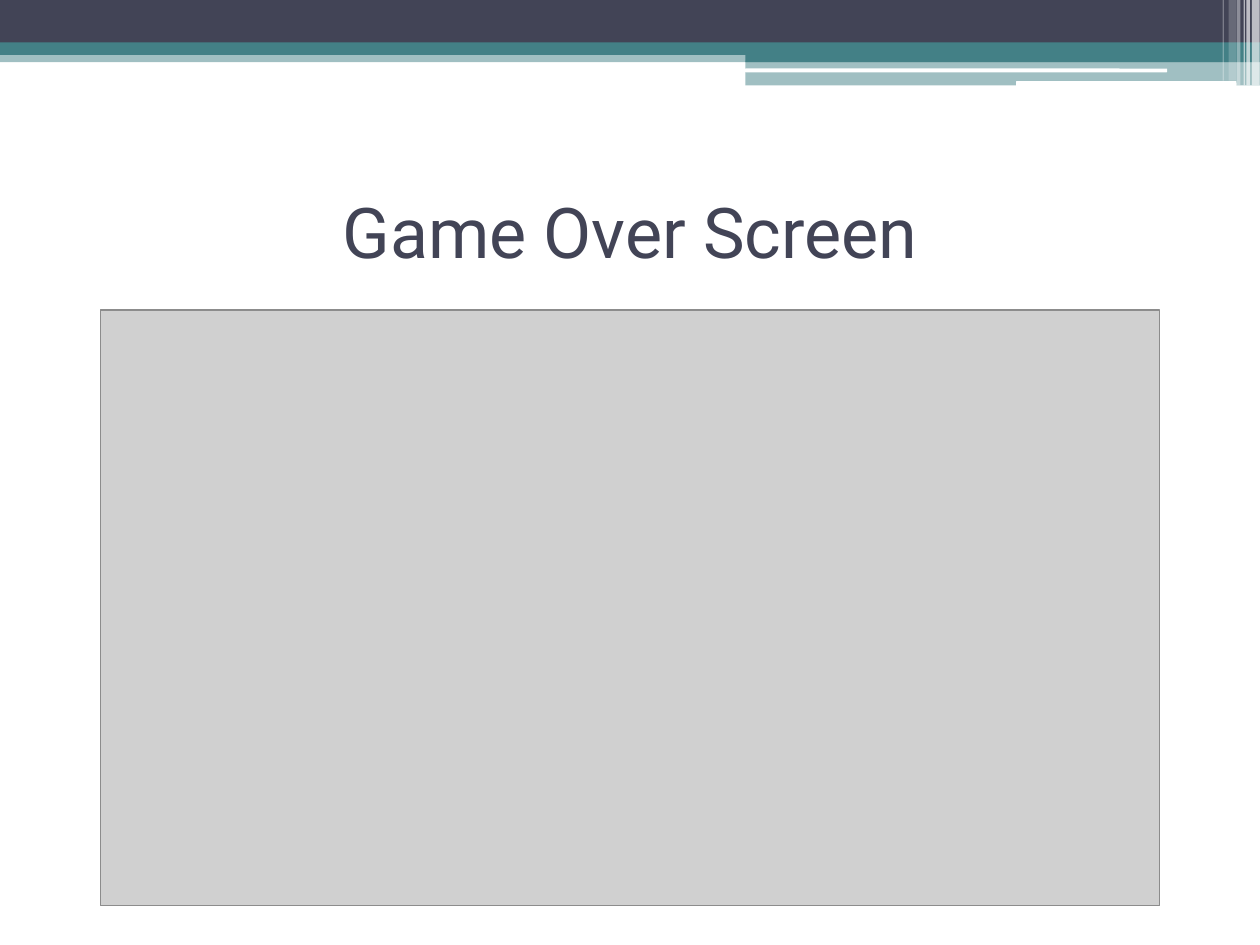
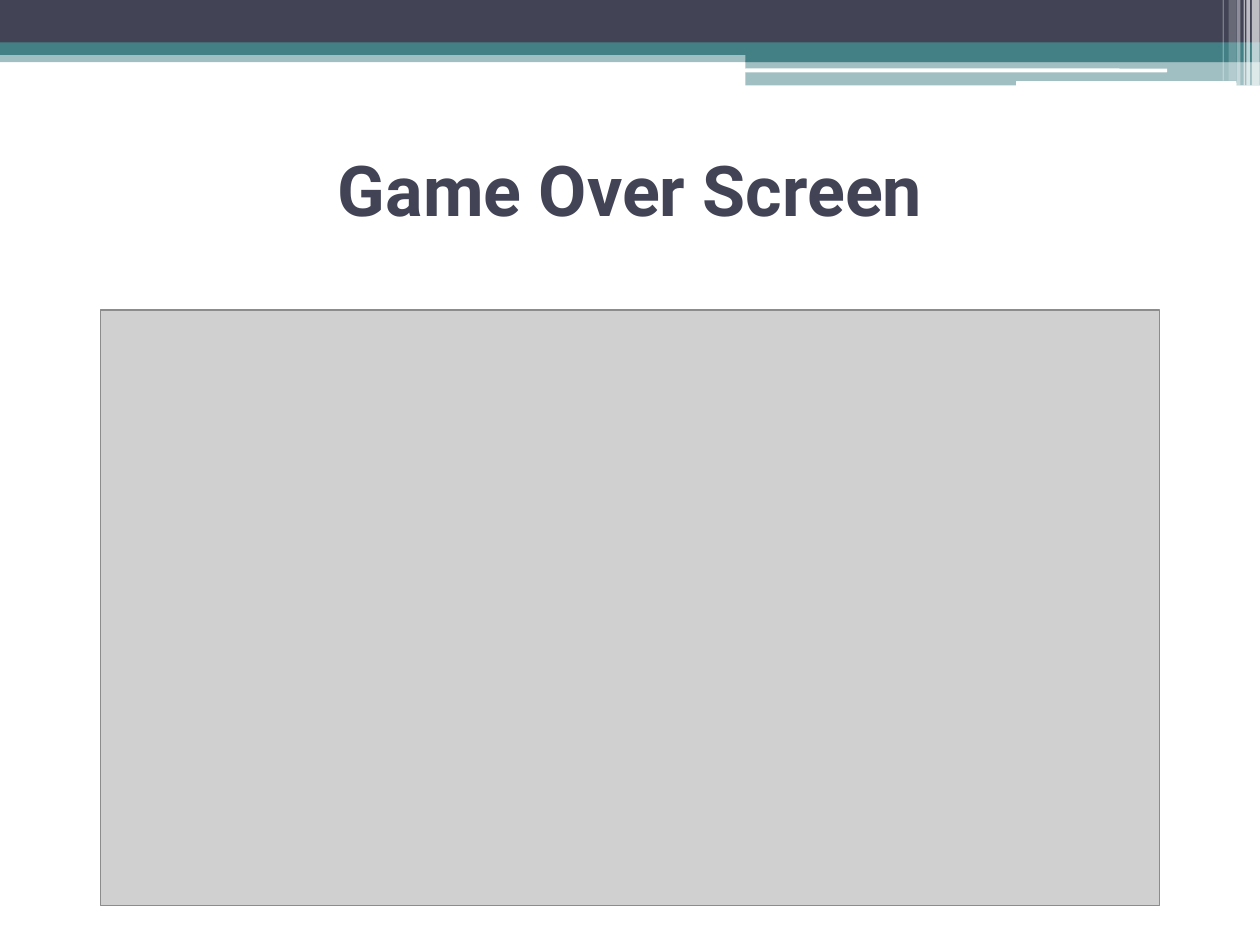
Before and after one commit to kubraguzel/CS319_Group_2M, a slide deck: slide 6 of CS319 Final Presentation.pptx (slide 7 before the commit). Drawn at 1260x945 pixels with LibreOffice and Linux fonts; fonts in the diff are those of the drawing; grey boxes stand for pictures. Boxes give left, top, right and bottom in pixels: in the first picture for what was removed or moved away, otherwise in the second. Text is boxed around its words. In the diff, an @@ line names an element or a change of style, - is before the commit and + after.

```diff
--- a/CS319 Final Presentation.pptx
+++ b/CS319 Final Presentation.pptx
@@ title "Game Over Screen" moved from (x1=342, y1=207, x2=917, y2=259) to (x1=338, y1=165, x2=922, y2=217) @@
@@ title "Game Over Screen" at (x1=338, y1=165, x2=922, y2=217): bold on @@
```
Also in this commit, not shown: 5 other slides changed, 2 slides removed.
